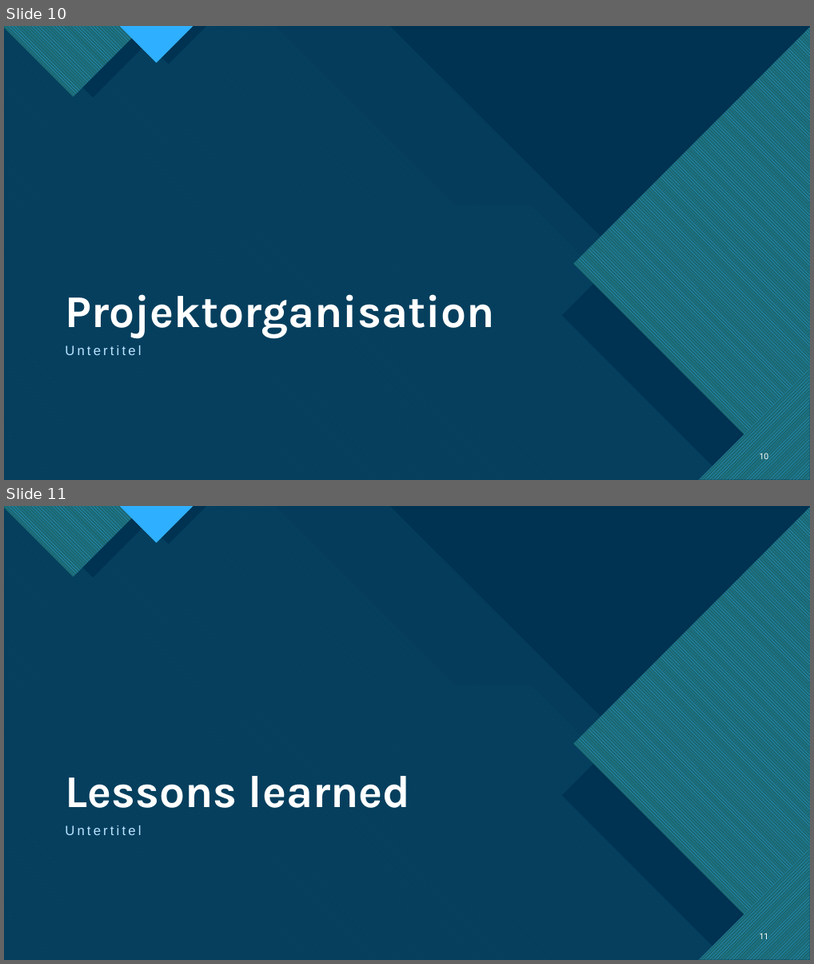
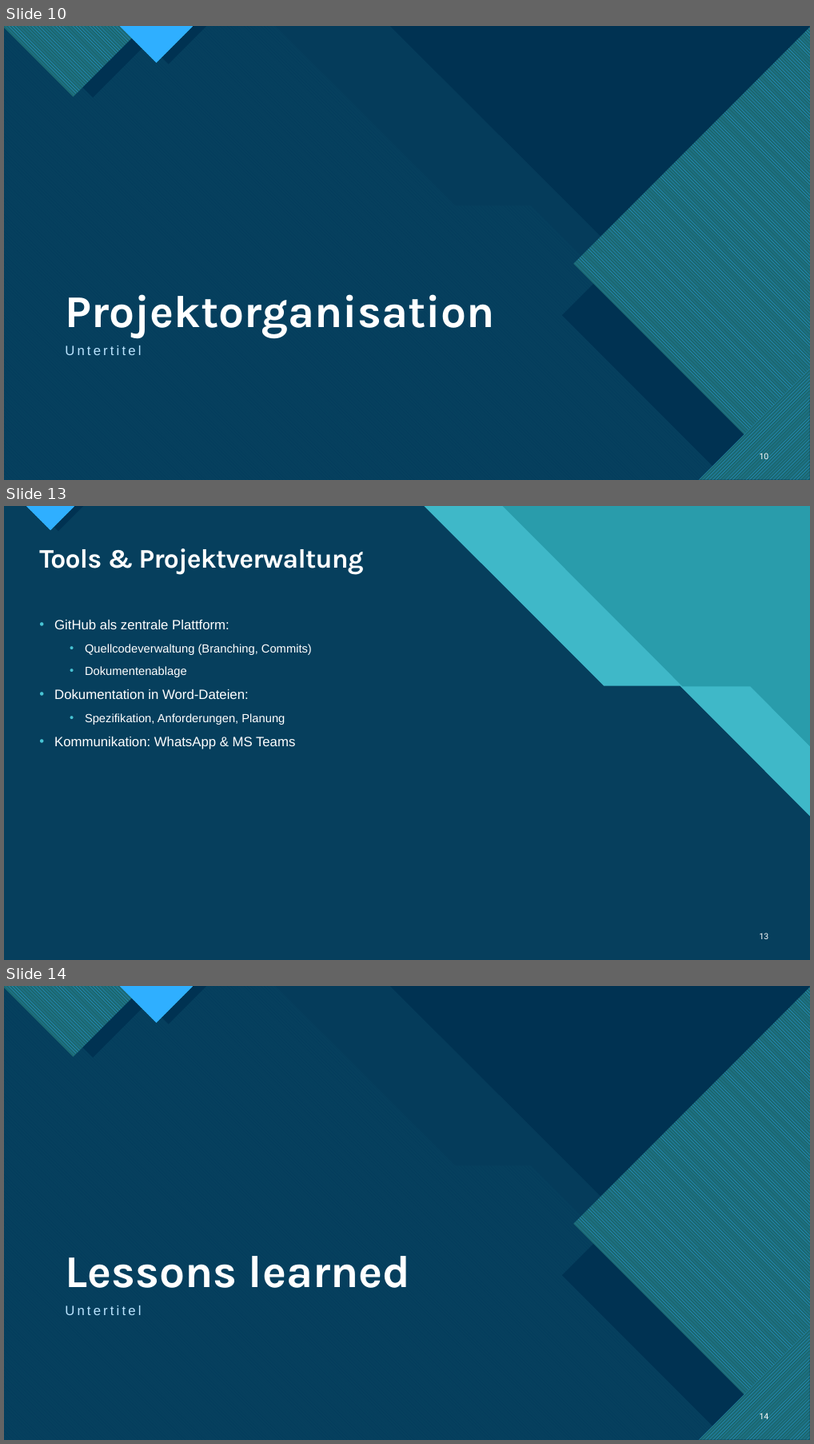
Before and after one commit to TietoLP/IU-Kochbuch, a slide deck: Fallstudie_Kochbuch.pptx. Shown one above the other, each under a label of ours: slides 10 and 11 before the commit, slides 10, 13 and 14 after it; the slides between them are not shown. The pictures are 814x964 and 814x1444 pixels, drawn with LibreOffice and Linux fonts; fonts in the diff are those of the drawing. Boxes give left, top, right and bottom in pixels: in the first picture for what was removed or moved away, otherwise in the second. Text is boxed around its words. In the diff, an @@ line names an element or a change of style, - is before the commit and + after.

Commit message:
Fallstudie-PPT angelegt --> Struktur der PPT festgelegt, bitte einmal schauen und Eure Punkte mir im Teams zukommen lassen :)

```diff
--- a/Fallstudie_Kochbuch.pptx
+++ b/Fallstudie_Kochbuch.pptx
@@ slide 13 added at (4, 506, 810, 960), background #47C3D3; not listed: 11 template elements that a slide beside it also shows @@
@@ rectangle added at (4, 506, 810, 960), fill #299CAB @@
@@ rectangle added at (4, 506, 810, 960), fill #299CAB @@
@@ freeform shape added at (4, 506, 810, 960), fill #47C3D3 at 74% opacity @@
@@ title added at (39, 548, 364, 575), 32 pt, text #FFFFFF, bold @@
+Tools & Projektverwaltung
@@ text added at (54, 620, 312, 749), 14 pt, text #FFFFFF @@
+• GitHub als zentrale Plattform:
+  • Quellcodeverwaltung (Branching, Commits)
+  • Dokumentenablage
+• Dokumentation in Word-Dateien:
+  • Spezifikation, Anforderungen, Planung
+• Kommunikation: WhatsApp & MS Teams
@@ page number added at (760, 932, 770, 939), 10 pt, text #FFFFFF @@
+13
@@ what was slide 11 is now slide 14 @@
@@ page number at (760, 1411, 770, 1421): text changed @@
-11
+14
```
Also in this commit, not shown: 3 slides changed, 3 other slides added, 1 slide removed.
